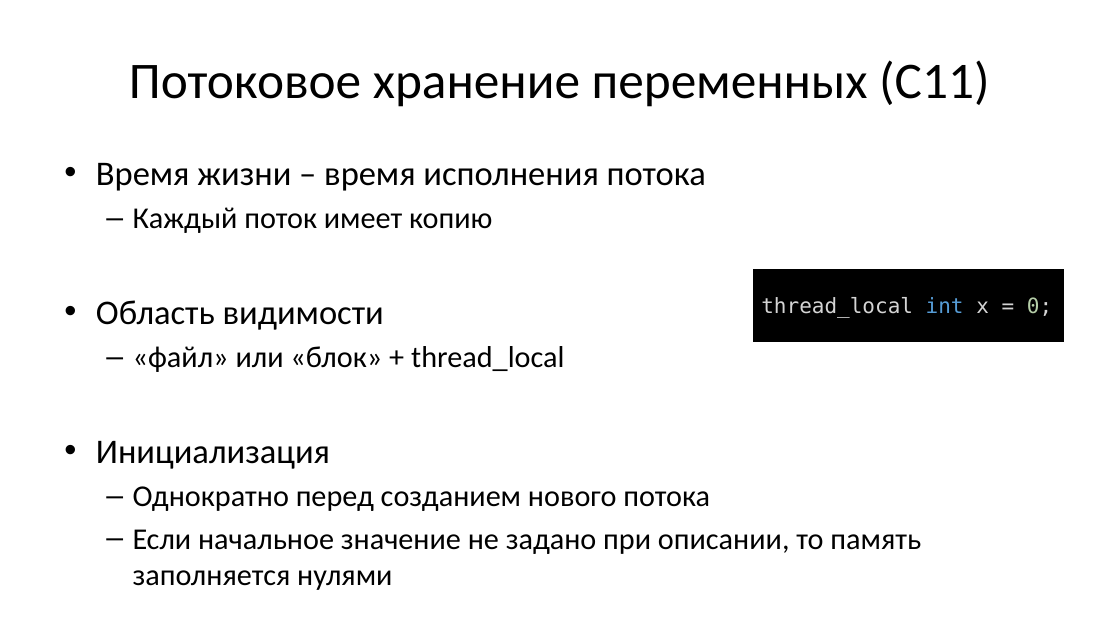
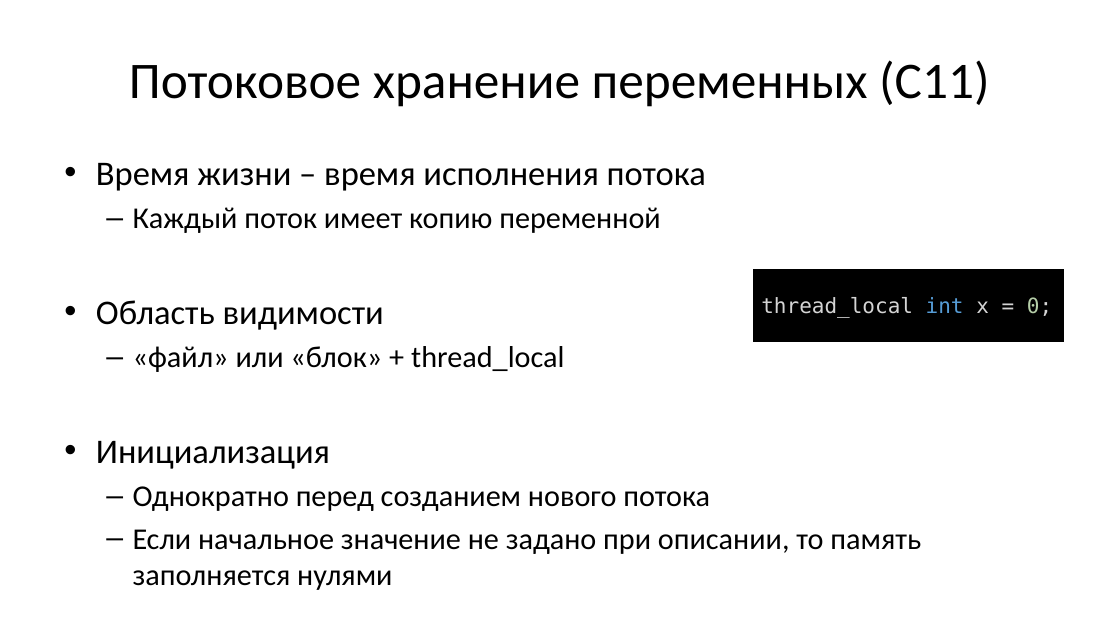
Before and after one commit to Evgueni-Petrov-aka-espetrov/Algorithms-and-Programming-in-C-pptx, a slide deck: slide 112 of 02.75 Лексика и концепции языка Си.pptx (slide 107 before the commit). Drawn at 1120x630 pixels with LibreOffice and Linux fonts; fonts in the diff are those of the drawing. Boxes give left, top, right and bottom in pixels: in the first picture for what was removed or moved away, otherwise in the second. Text is boxed around its words. In the diff, an @@ line names an element or a change of style, - is before the commit and + after.

```diff
--- a/02.75 Лексика и концепции языка Си.pptx
+++ b/02.75 Лексика и концепции языка Си.pptx
@@ text at [133, 207, 660, 233]: text changed @@
-  – Каждый поток имеет копию
+  – Каждый поток имеет копию переменной
```
Also in this commit, not shown: 12 other slides changed, 5 slides added.
